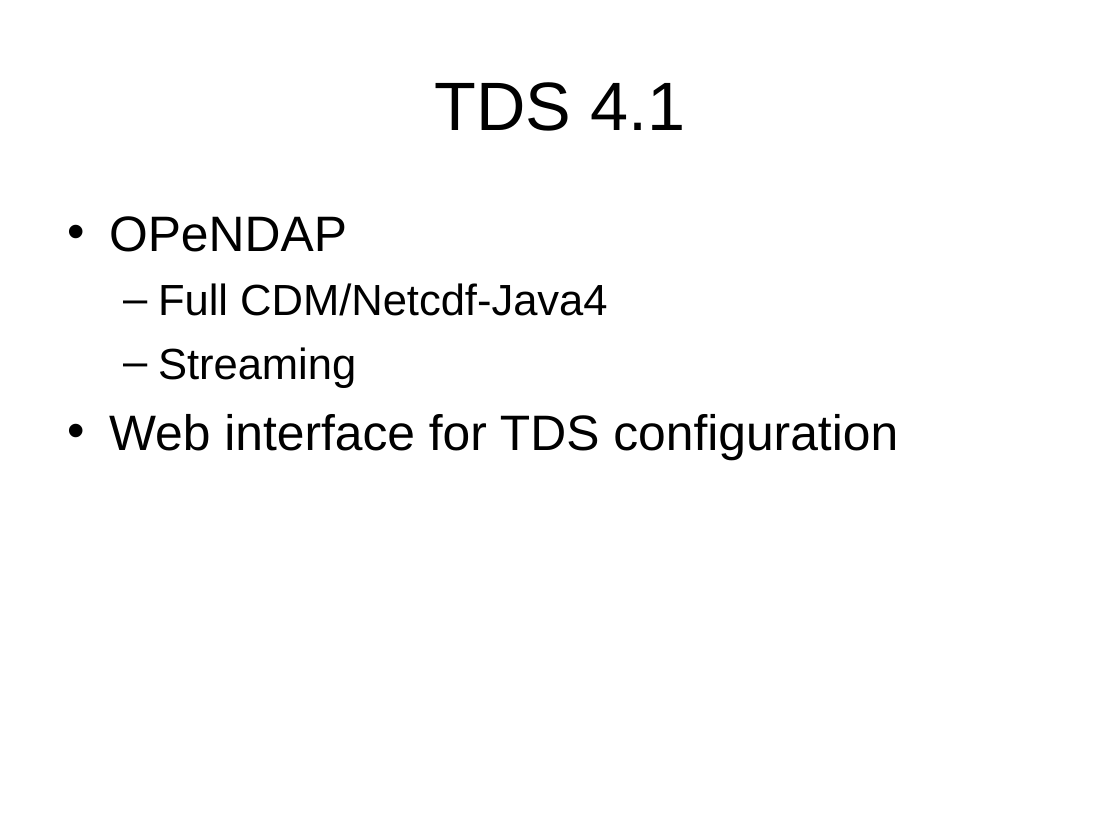
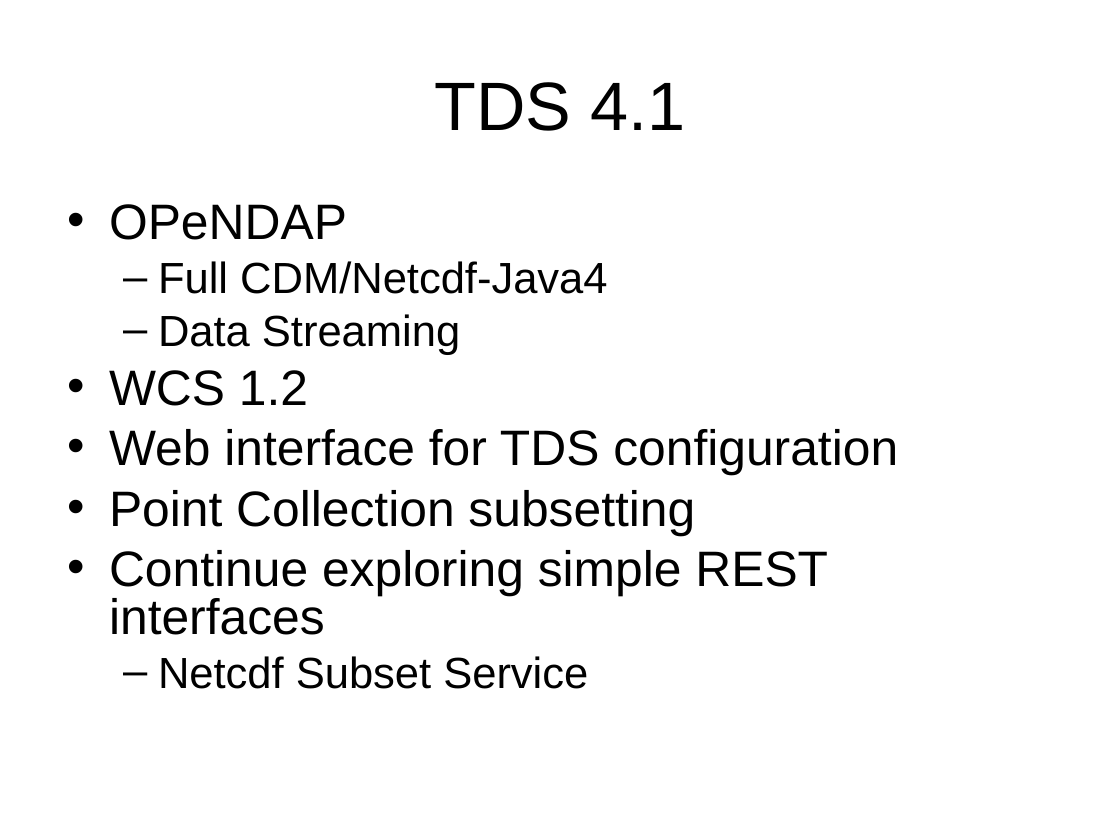
Before and after one commit to ooici-eoi/THREDDS, a slide deck: slide 13 of docs/web/thredds/tech/tutorial/TDS4.ppt (slide 7 before the commit). Drawn at 1120x840 pixels with LibreOffice and Linux fonts; fonts in the diff are those of the drawing; background and template pictures are left out. Boxes give left, top, right and bottom in pixels: in the first picture for what was removed or moved away, otherwise in the second. Text is boxed around its words. In the diff, an @@ line names an element or a change of style, - is before the commit and + after.

```diff
--- a/docs/web/thredds/tech/tutorial/TDS4.ppt
+++ b/docs/web/thredds/tech/tutorial/TDS4.ppt
@@ text at [109,204,898,476]: line spacing 1 to 0.8 @@
@@ text at [109,314,460,406]: text changed @@
-  – Streaming
+  – Data Streaming
+• WCS 1.2
@@ text at [109,490,828,689]: paragraphs added @@
+• Point Collection subsetting
+• Continue exploring simple REST interfaces
+  – Netcdf Subset Service
```
Also in this commit, not shown: 4 other slides changed, 6 slides added, 6 other files.
